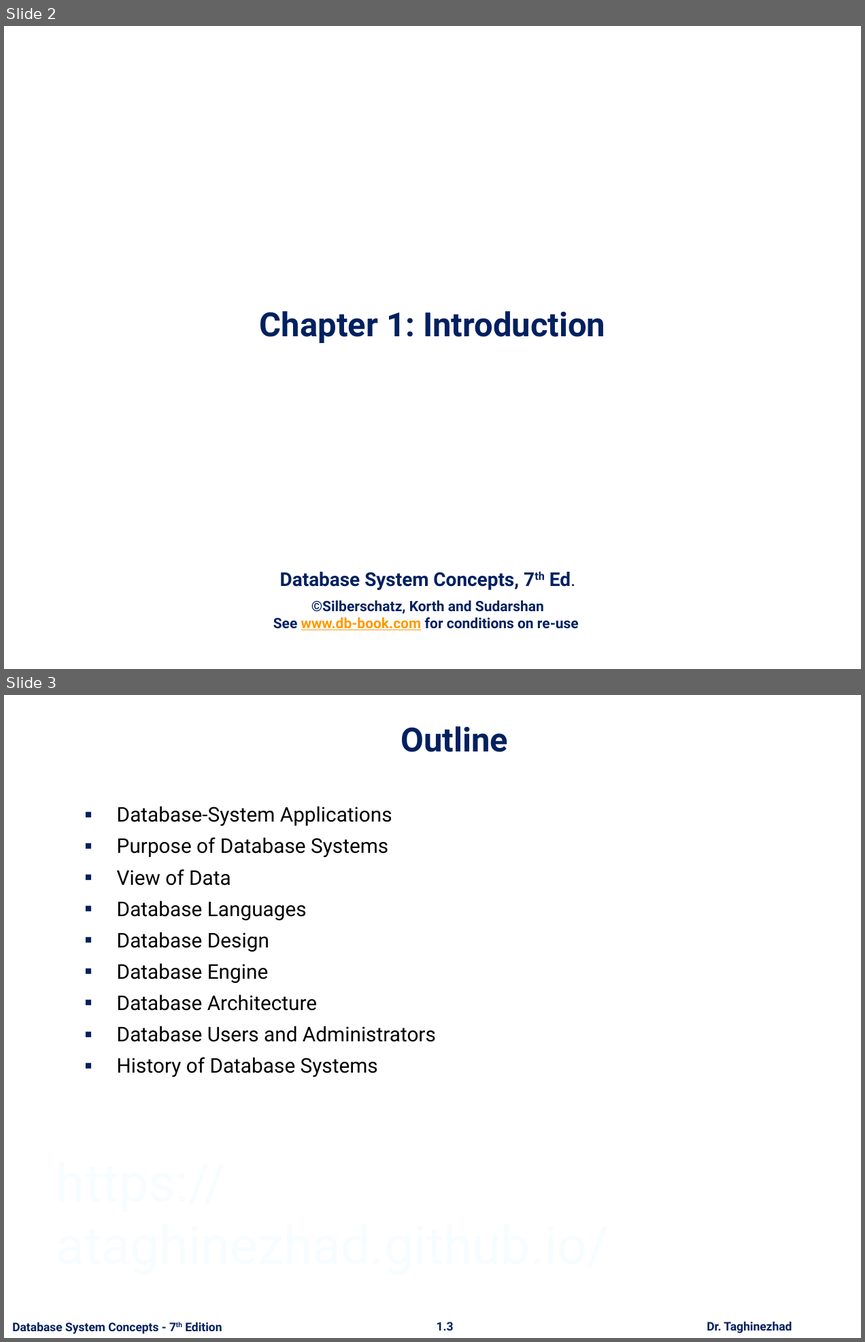
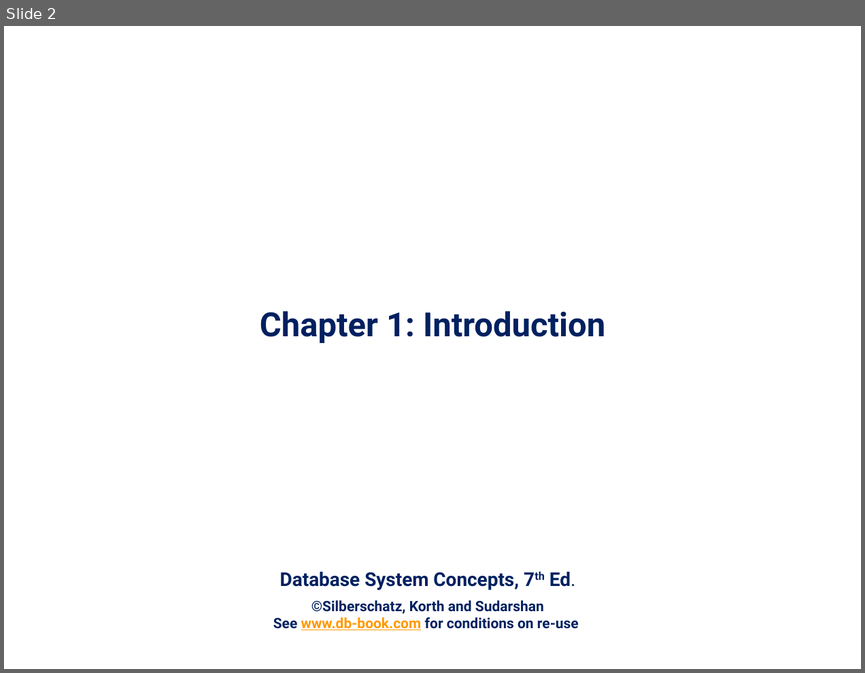
Before and after one commit to ataghinezhad/ataghinezhad.github.io, a slide deck: courses/downloads/temp/Database_Lec1.pptx. Shown one above the other, each under a label of ours: slides 2 and 3 before the commit, slide 2 after it. The pictures are 865x1342 and 865x673 pixels, drawn with LibreOffice and Linux fonts; fonts in the diff are those of the drawing; background and template pictures are left out. Boxes give left, top, right and bottom in pixels: in the first picture for what was removed or moved away, otherwise in the second. Text is boxed around its words. In the diff, an @@ line names an element or a change of style, - is before the commit and + after.

Commit message:
update farsii database

```diff
--- a/courses/downloads/temp/Database_Lec1.pptx
+++ b/courses/downloads/temp/Database_Lec1.pptx
@@ slide 3 removed at (x1=4, y1=695, x2=861, y2=1338), background #FFFFFF @@
@@ title removed at (x1=401, y1=726, x2=509, y2=752) @@
-Outline
@@ text removed at (x1=117, y1=806, x2=436, y2=1077) @@
-▪ Database-System Applications
-▪ Purpose of Database Systems
-▪ View of Data
-▪ Database Languages
-▪ Database Design
-▪ Database Engine
-▪ Database Architecture
-▪ Database Users and Administrators
-▪ History of Database Systems
@@ text removed at (x1=48, y1=1145, x2=771, y2=1217) @@
-https://ataghinezhad.github.io/
@@ text removed at (x1=12, y1=1322, x2=222, y2=1334) @@
-Database System Concepts - 7th Edition
@@ page number removed at (x1=436, y1=1321, x2=453, y2=1330) @@
-1.3
@@ text removed at (x1=706, y1=1321, x2=791, y2=1333) @@
-Dr. Taghinezhad
```
Also in this commit, not shown: 12 slides changed, 25 slides added, 24 other slides removed, 7 other files.
